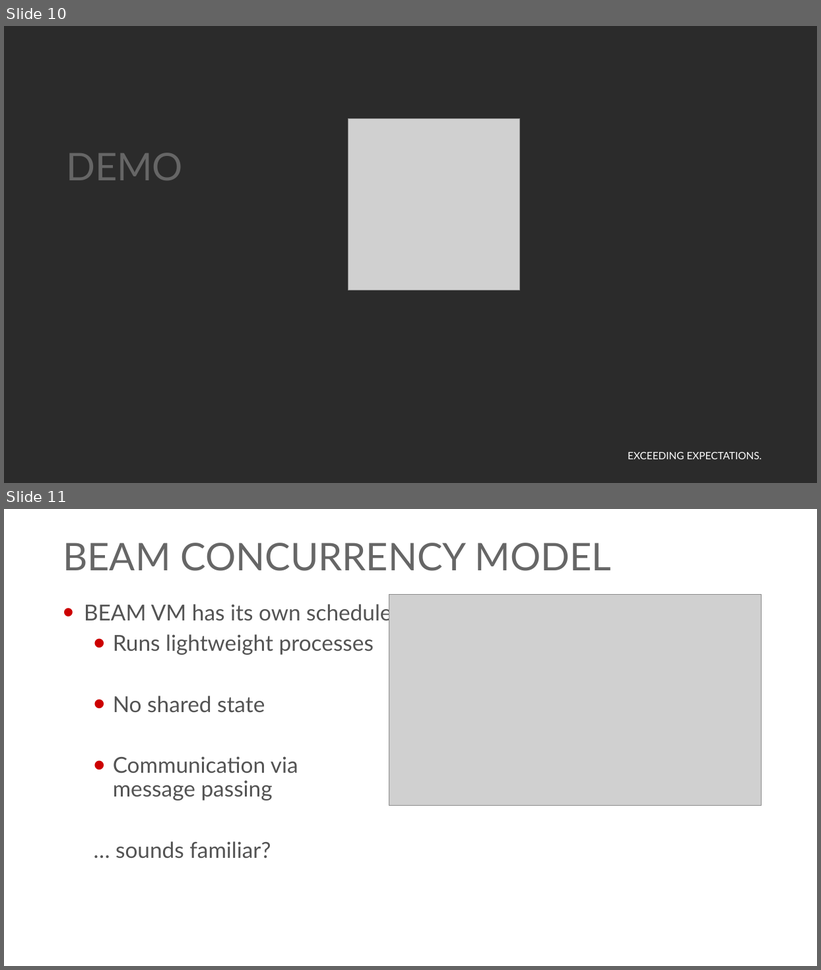
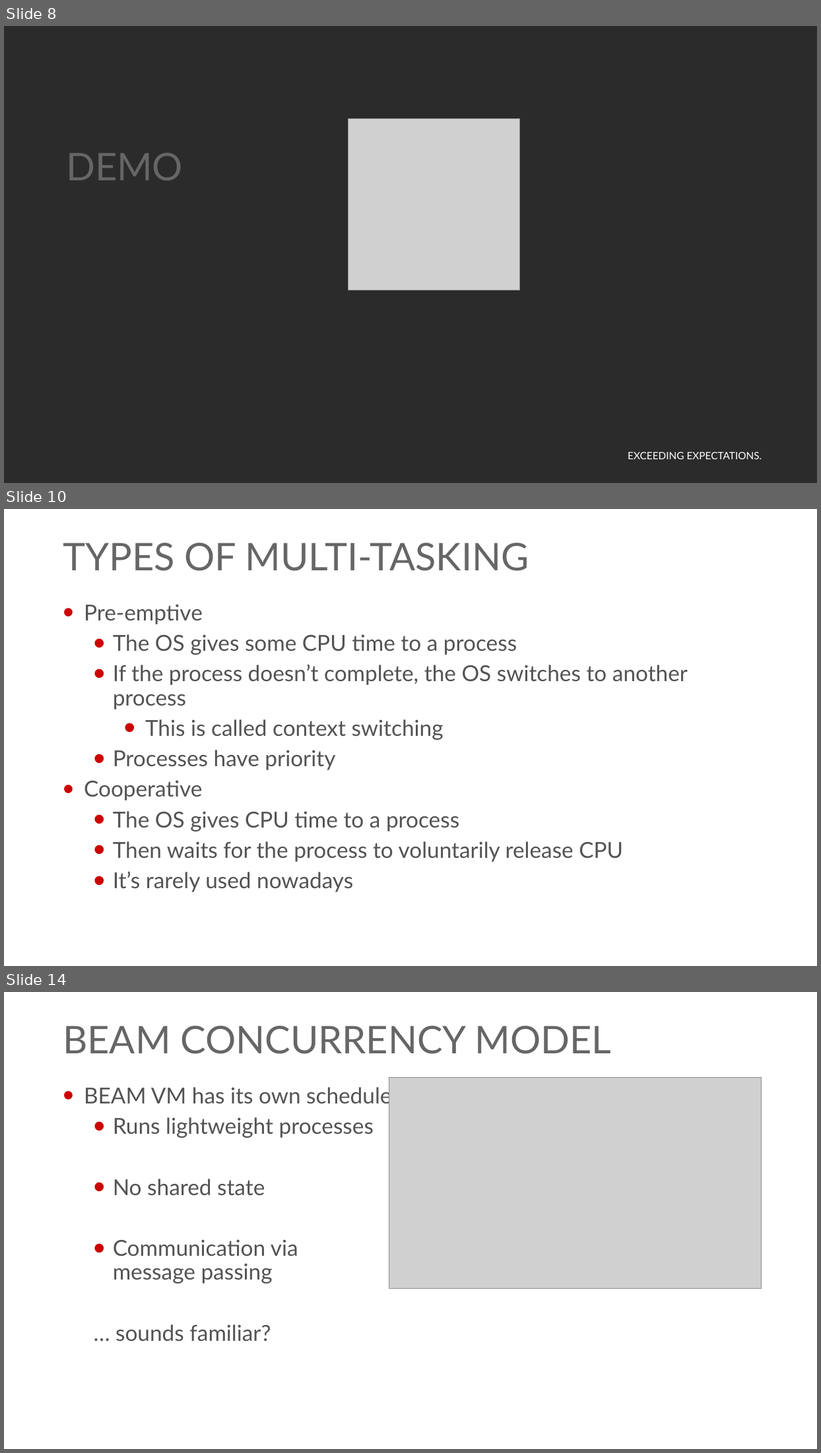
Before and after one commit to georgiyolovski/elixir-workshop, a slide deck: day2/Elixir - Day 2.pptx. Shown one above the other, each under a label of ours: slides 10 and 11 before the commit, slides 8, 10 and 14 after it; the slides between them are not shown. The pictures are 821x970 and 821x1453 pixels, drawn with LibreOffice and Linux fonts; fonts in the diff are those of the drawing; grey boxes stand for pictures; background and template pictures are left out; a plain dark background stands for a picture behind light text. Boxes give left, top, right and bottom in pixels: in the first picture for what was removed or moved away, otherwise in the second. Text is boxed around its words. In the diff, an @@ line names an element or a change of style, - is before the commit and + after.

```diff
--- a/day2/Elixir - Day 2.pptx
+++ b/day2/Elixir - Day 2.pptx
@@ slide 10 added at [4, 509, 817, 966], background #FFFFFF; not listed: 1 template element that a slide beside it also shows @@
@@ title added at [63, 543, 529, 571], 45 pt, text #666666 @@
+TYPES OF MULTI-TASKING
@@ text added at [84, 604, 688, 892], 26 pt, text #535353 @@
+• Pre-emptive
+  • The OS gives some CPU time to a process
+  • If the process doesn’t complete, the OS switches to another process
+    • This is called context switching
+  • Processes have priority
+• Cooperative
+  • The OS gives CPU time to a process
+  • Then waits for the process to voluntarily release CPU
+  • It’s rarely used nowadays
@@ what was slide 10 is now slide 8 @@
@@ what was slide 11 is now slide 14 @@
```
Also in this commit, not shown: 5 slides changed, 5 other slides added, 1 slide removed, 2 other files.
